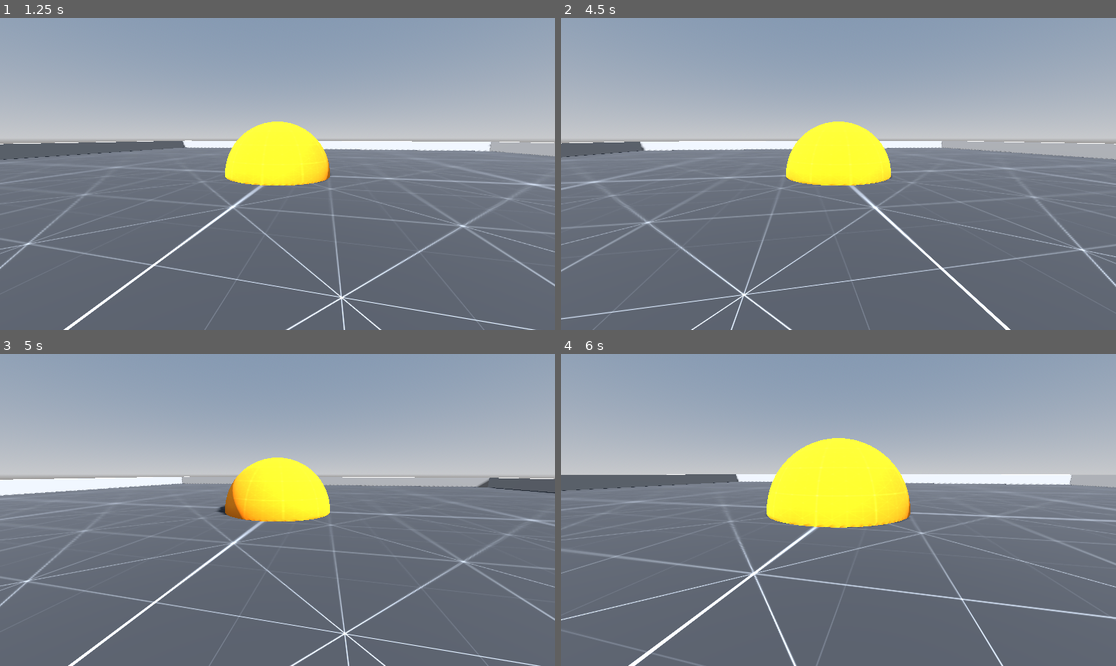
Above: before the commit, frames 1-4 (two rows, left to right).
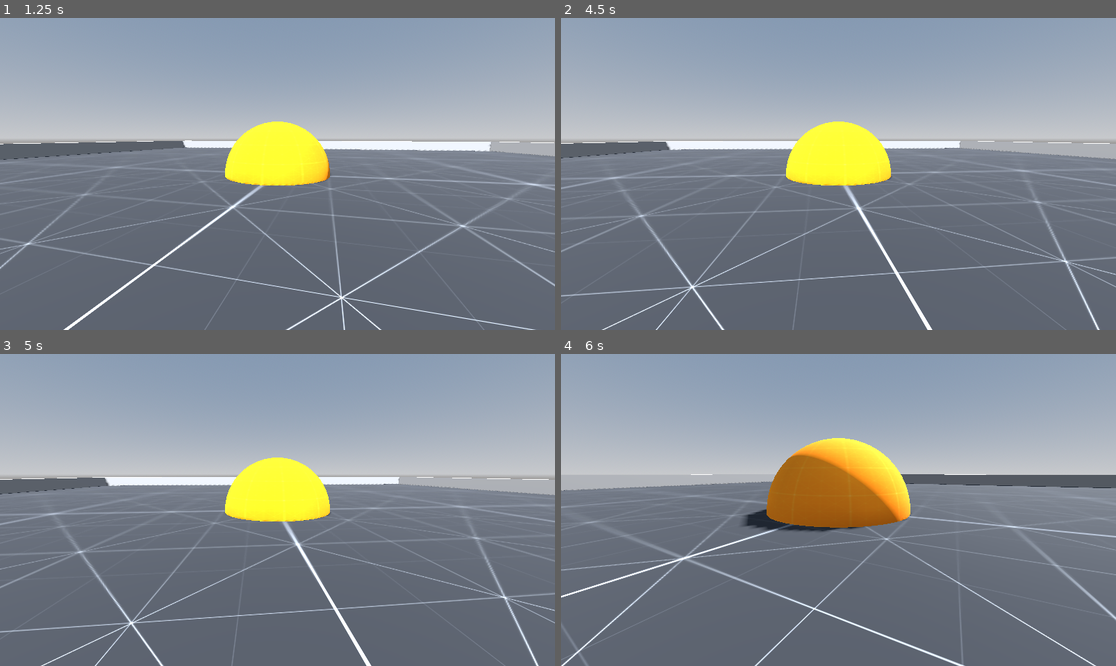
Above: after the commit, the same moments.

Repository: tyson-nw/godot_FreeLookCamera
Game: Godot game, scene res://Scenes/world.tscn
The game is run twice, just before and just after one commit, with the same random seed, the same clock (stepped at 60 frames per second) and the same inputs.
Inputs (mouse positions are in pixels of both pictures, inside the frame that each line leads up to):
- Up to frame 1 (1.25 s): tap Enter at 0.5 s; move the mouse to (399, 158) at 0.52 s; tap Middle mouse button (flc_activate_swing) at 0.6 s; click (399, 158) at 0.67 s
- Up to frame 2 (4.5 s): tap Space at 1.25, 2.75, 4.25 s; move the mouse to (727, 189) at 1.27 s; tap S (flc_camera_back) at 1.35 s; click (727, 189) at 1.42 s; tap Enter at 2, 3.5 s; move the mouse to (894, 105) at 2.02 s; tap W (flc_camera_foreward) at 2.1 s; click (894, 105) at 2.17 s; move the mouse to (810, 236) at 2.77 s; tap A (flc_camera_left) at 2.85 s; click (810, 236) at 2.92 s; move the mouse to (1005, 220) at 3.52 s; tap D (flc_camera_right) at 3.6 s; click (1005, 220) at 3.67 s; move the mouse to (672, 127) at 4.27 s; tap Q (flc_camera_swing_left) at 4.35 s; click (672, 127) at 4.42 s
- Up to frame 3 (5 s): no input
- Up to frame 4 (6 s): move the mouse to (866, 510) at 5.02 s; hold E (flc_camera_swing_right) 5.03-5.78 s; click (866, 510) at 5.17 s; move the mouse to (755, 432) at 5.77 s; tap Mouse wheel up (flc_zoom_in) at 5.85 s; click (755, 432) at 5.92 s

Frame 1 is identical in both runs. In frame 2, 5.3% of the frame differs, in the area x 0-100%, y 39-100%; in frame 3, 8.1%; in frame 4, 13%, in the area x 0-100%, y 26-100%.

Commit message:
removed texture from target.

Diff:
--- a/Scenes/free_look_camera.tscn
+++ b/Scenes/free_look_camera.tscn
@@ -1,8 +1,7 @@
-[gd_scene load_steps=8 format=3 uid="uid://dnfkuofhxxpe3"]
+[gd_scene load_steps=7 format=3 uid="uid://dnfkuofhxxpe3"]
 
 [ext_resource type="Script" path="res://Scripts/FreeLookCamera.gd" id="1_3y43t"]
 [ext_resource type="Script" path="res://Scripts/MainCamera.gd" id="2_15og0"]
-[ext_resource type="Texture2D" uid="uid://clyg2qry6k4h8" path="res://Assets/texture_red_05.png" id="3_hgsnn"]
 
 [sub_resource type="CylinderShape3D" id="CylinderShape3D_23vty"]
 height = 0.5
@@ -10,7 +9,7 @@
 [sub_resource type="SphereMesh" id="SphereMesh_3h0l4"]
 
 [sub_resource type="StandardMaterial3D" id="StandardMaterial3D_r83ux"]
-albedo_texture = ExtResource("3_hgsnn")
+albedo_color = Color(0.919212, 0.0156581, 0.184334, 1)
 uv1_scale = Vector3(10, 10, 10)
 
 [sub_resource type="GDScript" id="GDScript_kjem5"]
--- a/Scenes/world.tscn
+++ b/Scenes/world.tscn
@@ -56,14 +56,17 @@
 surface_material_override/0 = SubResource("StandardMaterial3D_pr1q4")
 
 [node name="FreeLookCamera" parent="." instance=ExtResource("1_6ojob")]
+collision_layer = 9
+collision_mask = 9
 show_target = true
 dolly_speed = 8.0
-rotatate_on_keypress_hold = false
 rotate_on_keypress = 90
 rotate_on_keypress_time = 0.5
 
 [node name="Area3D" type="StaticBody3D" parent="."]
 transform = Transform3D(1, 0, 0, 0, 1, 0, 0, 0, 1, 0, 0, -10)
+collision_layer = 8
+collision_mask = 8
 
 [node name="Wall" type="MeshInstance3D" parent="Area3D"]
 mesh = SubResource("BoxMesh_uooyb")
@@ -74,6 +77,8 @@
 
 [node name="Area3D2" type="StaticBody3D" parent="."]
 transform = Transform3D(1, 0, 0, 0, 1, 0, 0, 0, 1, 0, 0, 10)
+collision_layer = 8
+collision_mask = 8
 
 [node name="Wall2" type="MeshInstance3D" parent="Area3D2"]
 mesh = SubResource("BoxMesh_uooyb")
@@ -84,6 +89,8 @@
 
 [node name="Area3D3" type="StaticBody3D" parent="."]
 transform = Transform3D(-4.37114e-08, 0, 1, 0, 1, 0, -1, 0, -4.37114e-08, 10, 0, 0)
+collision_layer = 8
+collision_mask = 8
 
 [node name="Wall3" type="MeshInstance3D" parent="Area3D3"]
 mesh = SubResource("BoxMesh_uooyb")
@@ -94,6 +101,8 @@
 
 [node name="Area3D4" type="StaticBody3D" parent="."]
 transform = Transform3D(-4.37114e-08, 0, 1, 0, 1, 0, -1, 0, -4.37114e-08, -10, 0, 0)
+collision_layer = 8
+collision_mask = 8
 
 [node name="Wall4" type="MeshInstance3D" parent="Area3D4"]
 mesh = SubResource("BoxMesh_uooyb")
--- a/Scripts/FreeLookCamera.gd
+++ b/Scripts/FreeLookCamera.gd
@@ -50,9 +50,8 @@
 }
 
 @onready var dolly : Node3D = $Dolly
-@onready var vertical_pivot = $Dolly/VerticalPivot
-@onready var camera = $Dolly/VerticalPivot/MainCamera
-@onready var target = $Dolly
+@onready var vertical_pivot : SpringArm3D = $Dolly/VerticalPivot
+@onready var camera : Camera3D = $Dolly/VerticalPivot/MainCamera
 
 var last_camera_location : Vector3
 
@@ -65,7 +64,7 @@
 var _swung : float = 0
 
 func _ready() -> void :
-	target.visible = show_target
+	dolly.visible = show_target
 
 	vertical_pivot.rotation.x = deg_to_rad(-start_elevation)
 	vertical_pivot.spring_length = start_zoom
@@ -76,6 +75,8 @@
 	mapinputs()
 
 	last_camera_location = camera.position
+
+	print ($".".collision_mask)
 
 func mapinputs() -> void :
 	var ev
